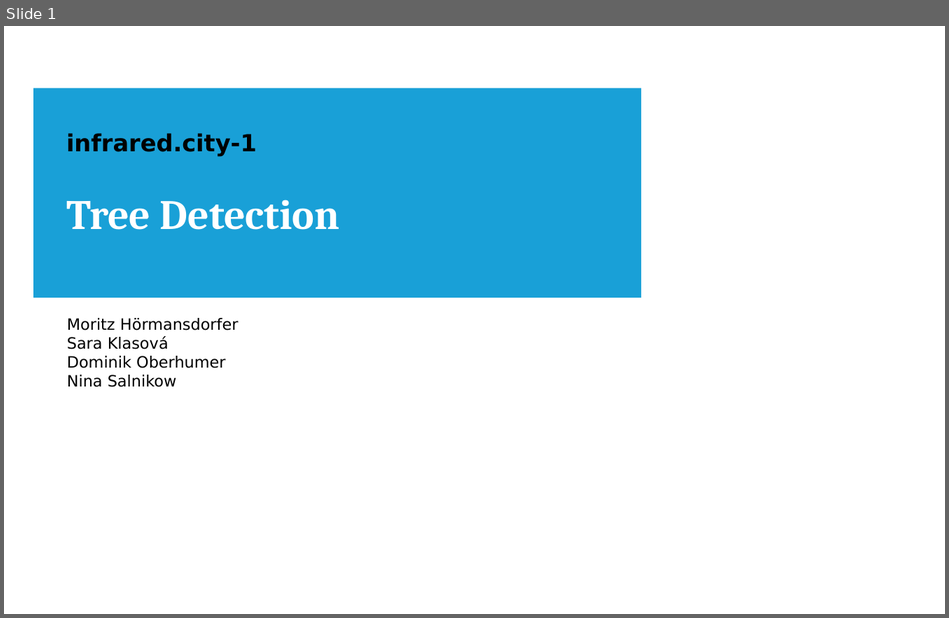
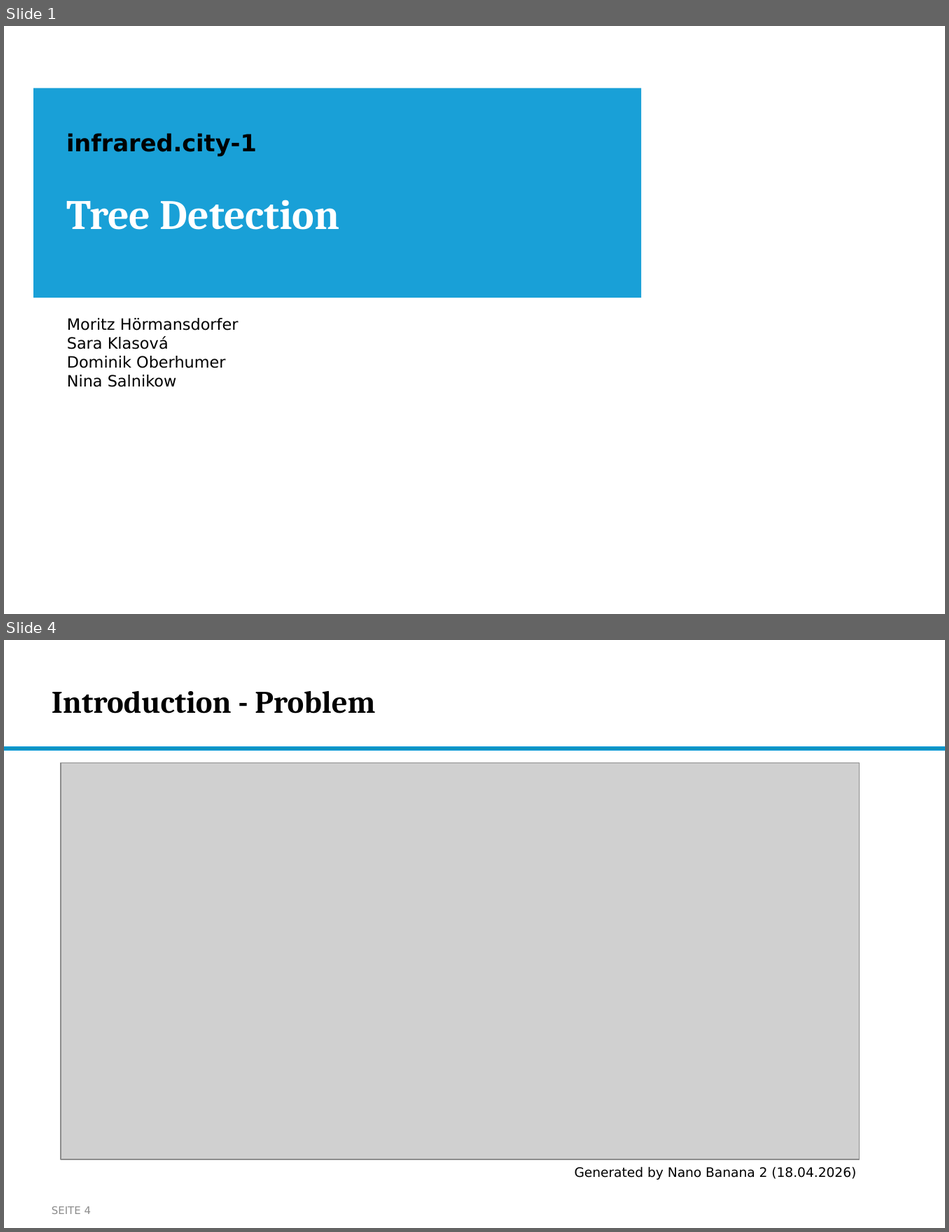
Before and after one commit to nikmaster/wu_dslab_infrared-city, a slide deck: deliverables/3b. intermediate slides/Intermediate Slides.pptx. Shown one above the other, each under a label of ours: slide 1 before the commit, slides 1 and 4 after it; the slides between them are not shown. The pictures are 949x618 and 949x1232 pixels, drawn with LibreOffice and Linux fonts; fonts in the diff are those of the drawing; grey boxes stand for pictures; background and template pictures are left out. Boxes give left, top, right and bottom in pixels: in the first picture for what was removed or moved away, otherwise in the second. Text is boxed around its words. In the diff, an @@ line names an element or a change of style, - is before the commit and + after.

```diff
--- a/deliverables/3b. intermediate slides/Intermediate Slides.pptx
+++ b/deliverables/3b. intermediate slides/Intermediate Slides.pptx
@@ slide 4 added at [4, 640, 945, 1228], background #FFFFFF @@
@@ title added at [52, 691, 375, 714], 24 pt, text #000000, bold @@
+Introduction - Problem
@@ rectangle added at [4, 747, 945, 750], fill #0C94B7, outline #0096D3 1 pt @@
@@ picture added at [61, 763, 859, 1159] @@
@@ text added at [574, 1166, 856, 1180], 10 pt, text #000000 @@
+Generated by Nano Banana 2 (18.04.2026)
@@ page number added at [52, 1206, 91, 1214], 8 pt, text #8C8C8C @@
+SEITE 4
```
Also in this commit, not shown: 10 slides changed, 2 other slides added, 4 slides removed.
